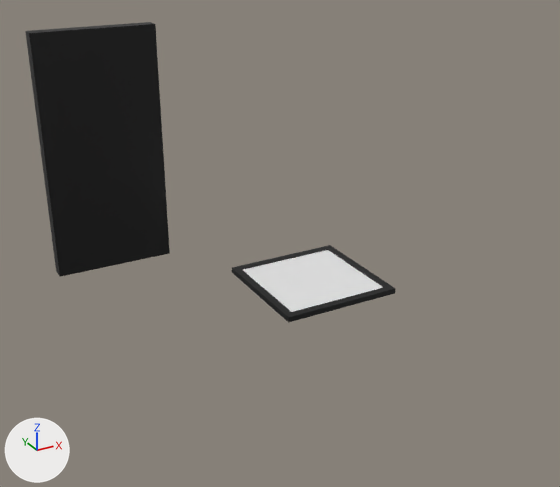
The glTF model jakes_test/mesh_library.glb, before and after one commit.
One viewpoint serves both versions: a camera (50 mm lens) standing at (-3.46, -11.53, 5.79) and looking at (1.43, -2.63, 1.34). Arrows for +X, +Y and +Z are at lower left; the lights stay in place. The older version comes first. Vertices at exactly the same position are counted once.

The scene before the commit, as lines of its bpy script (objects in view):
```python
me_cube_001 = bpy.data.meshes.new('Cube.001')
me_cube_001.from_pydata(...)  # 324 vertices, 596 faces; spans x -1.0..1.0, y -1.0..1.0, z -0.06..0.03
# faces by material slot: [376, 60, 160]
me_cube_001.materials.append(mat_dark)  # black #000000
me_cube_001.materials.append(mat_light)  # white #e7e7e7
me_cube_001.materials.append(mat_mid)  # white #e7e7e7
me_cube_003 = bpy.data.meshes.new('Cube.003')
me_cube_003.from_pydata(...)  # 117 vertices, 230 faces; spans x -1.0..1.0, y 0.75..1.0, z -0.06..4.0
# faces by material slot: [206, 8, 16]
me_cube_003.materials.append(mat_dark)  # black #000000
me_cube_003.materials.append(mat_light)  # white #e7e7e7
me_cube_003.materials.append(mat_mid)  # white #e7e7e7
ob_floor_tile = bpy.data.objects.new('floor_tile', me_cube_001)
ob_floor_tile.location = (2.64, -1.52, 0.0)
ob_wall_tile = bpy.data.objects.new('wall_tile', me_cube_003)
ob_wall_tile.location = (0.0, 0.0, 0.0)
```
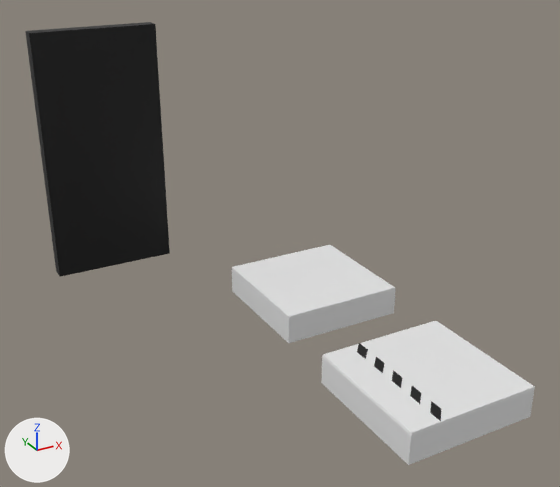
Commit message: floor versions

Location of each change, (x1, y1, x2, y2) in pixels of the pictures (560 x 487 px):
'floor_tile_alt', added
    after: (321, 321, 535, 465)
    faces in mat_mid_001 (white #e7e7e7): (321, 321, 535, 465)
    faces in mat_dark_002 (black #000000): (357, 343, 442, 421)
'floor_tile', reshaped, moved (27% taller)
    before: (232, 245, 396, 322)
    after: (232, 245, 395, 343)

What changed in the scene script:
```text
Add mat_dark_002:
    mat_dark_002 = principled_material('Dark.002')
    mat_dark_002.base_color = (0.0, 0.0, 0.0)  # black #000000
Add mat_mid_001:
    mat_mid_001 = principled_material('Mid.001')
    mat_mid_001.base_color = (0.8, 0.8, 0.8)  # white #e7e7e7
Change me_cube_001:
    used by ob_floor_tile; location = (2.64, -1.52, 0.0)
    remove me_cube_001.from_pydata(...)  # 324 vertices, 596 faces; spans x -1.0..1.0, y -1.0..1.0, z -0.06..0.03
    remove me_cube_001.materials.append(mat_dark)  # black #000000
    remove me_cube_001.materials.append(mat_light)  # white #e7e7e7
    add me_cube_001.from_pydata(...)  # 12 vertices, 20 faces; spans x -1.0..1.0, y -1.0..1.0, z -0.5..-0.03
    me_cube_001 part 1: 324 vertices removed from x -1.0..1.0, y -1.0..1.0, z -0.06..0.03; 12 vertices added at x -1.0..1.0, y -1.0..1.0, z -0.5..-0.03
Add me_cube_004:
    me_cube_004.from_pydata(...)  # 116 vertices, 228 faces; spans x -1.0..1.0, y -1.0..1.0, z -0.5..-0.03
    # faces by material slot: [11, 217]
    me_cube_004.materials.append(mat_dark_002)  # black #000000
    me_cube_004.materials.append(mat_mid_001)  # white #e7e7e7
Change ob_floor_tile:
    ob_floor_tile.location: (2.64, -1.52, 0.0) -> (2.64, -1.52, 0.08)
Add ob_floor_tile_alt:
    ob_floor_tile_alt = bpy.data.objects.new('floor_tile_alt', me_cube_004)
    ob_floor_tile_alt.location = (2.52, -4.69, 0.08)
```
